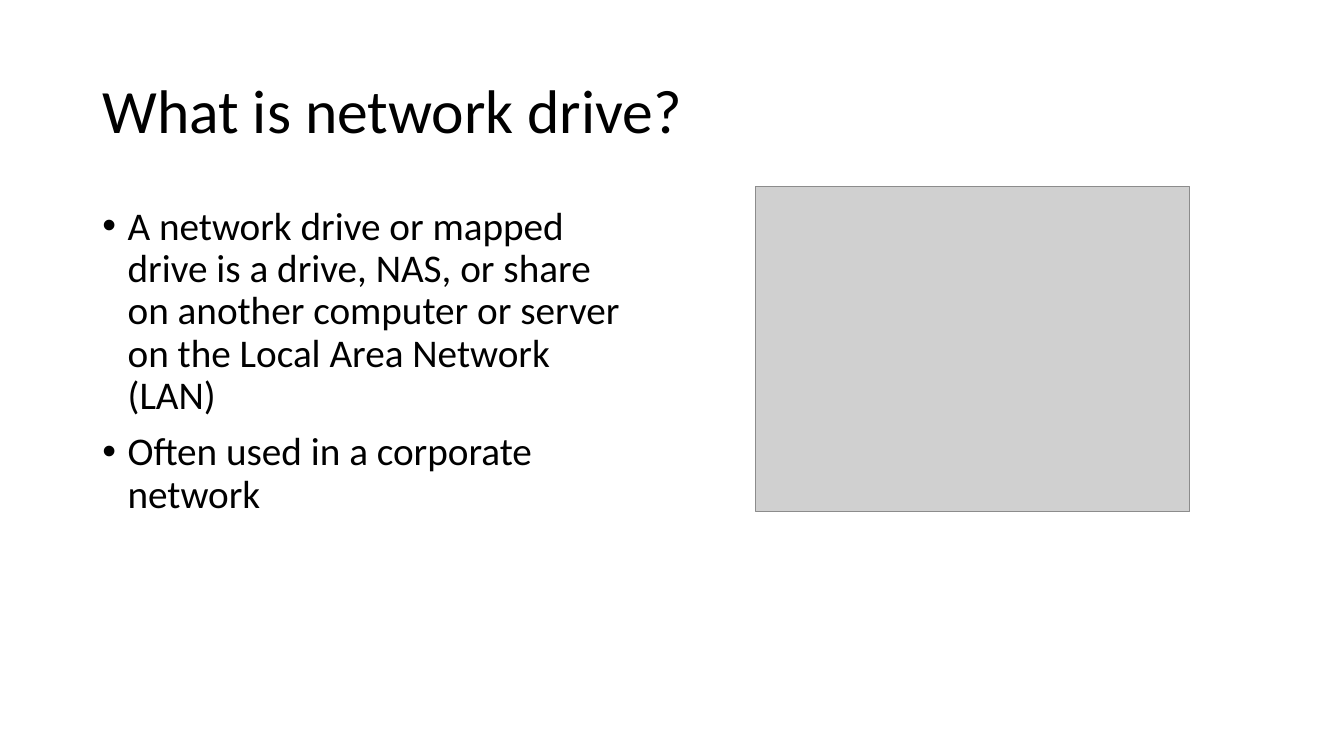
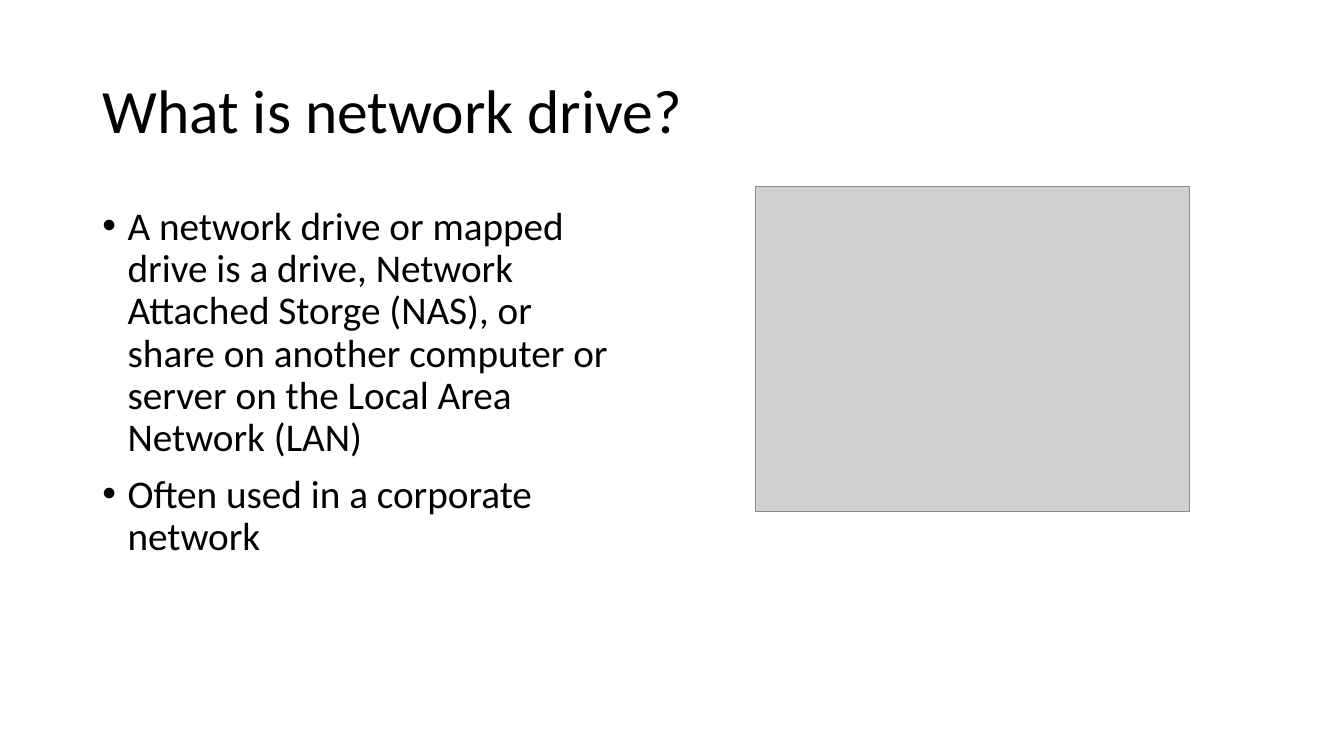
Before and after one commit to frankwxu/digital-forensics-lab, a slide deck: slide 3 of NIST_Data_Leakage_Case/NIST_Data_Leakage_06_Network_Shellbag_Jumplist.pptx. Drawn at 1344x756 pixels with LibreOffice and Linux fonts; fonts in the diff are those of the drawing; grey boxes stand for pictures; background and template pictures are left out. Boxes give left, top, right and bottom in pixels: in the first picture for what was removed or moved away, otherwise in the second. Text is boxed around its words. In the diff, an @@ line names an element or a change of style, - is before the commit and + after.

```diff
--- a/NIST_Data_Leakage_Case/NIST_Data_Leakage_06_Network_Shellbag_Jumplist.pptx
+++ b/NIST_Data_Leakage_Case/NIST_Data_Leakage_06_Network_Shellbag_Jumplist.pptx
@@ text at [128, 212, 607, 457]: text changed @@
-• A network drive or mapped drive is a drive, NAS, or share on another computer or server on the Local Area Network (LAN)
+• A network drive or mapped drive is a drive, Network Attached Storge (NAS), or share on another computer or server on the Local Area Network (LAN)
```
Also in this commit, not shown: 16 other slides changed, 2 slides added, 1 slide removed, 8 other files.
